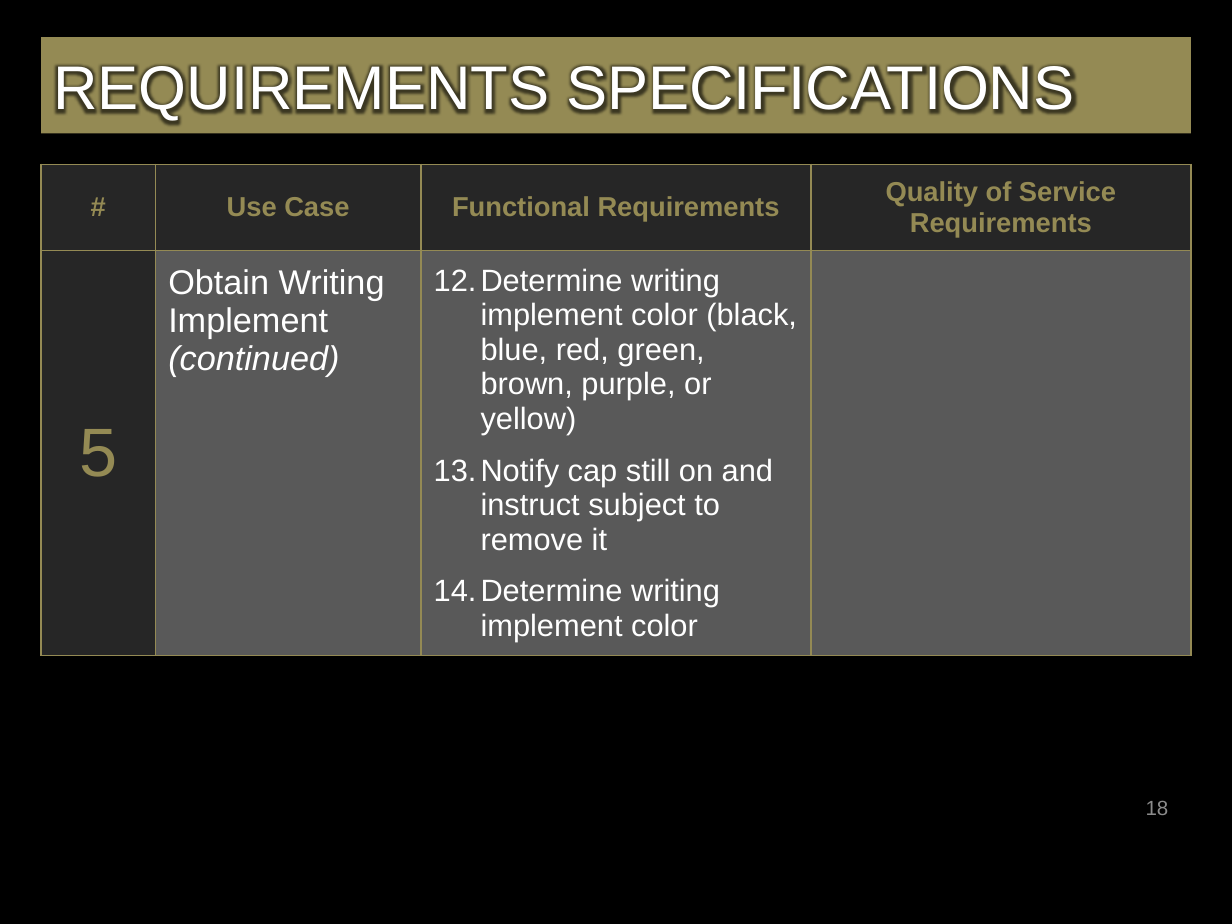
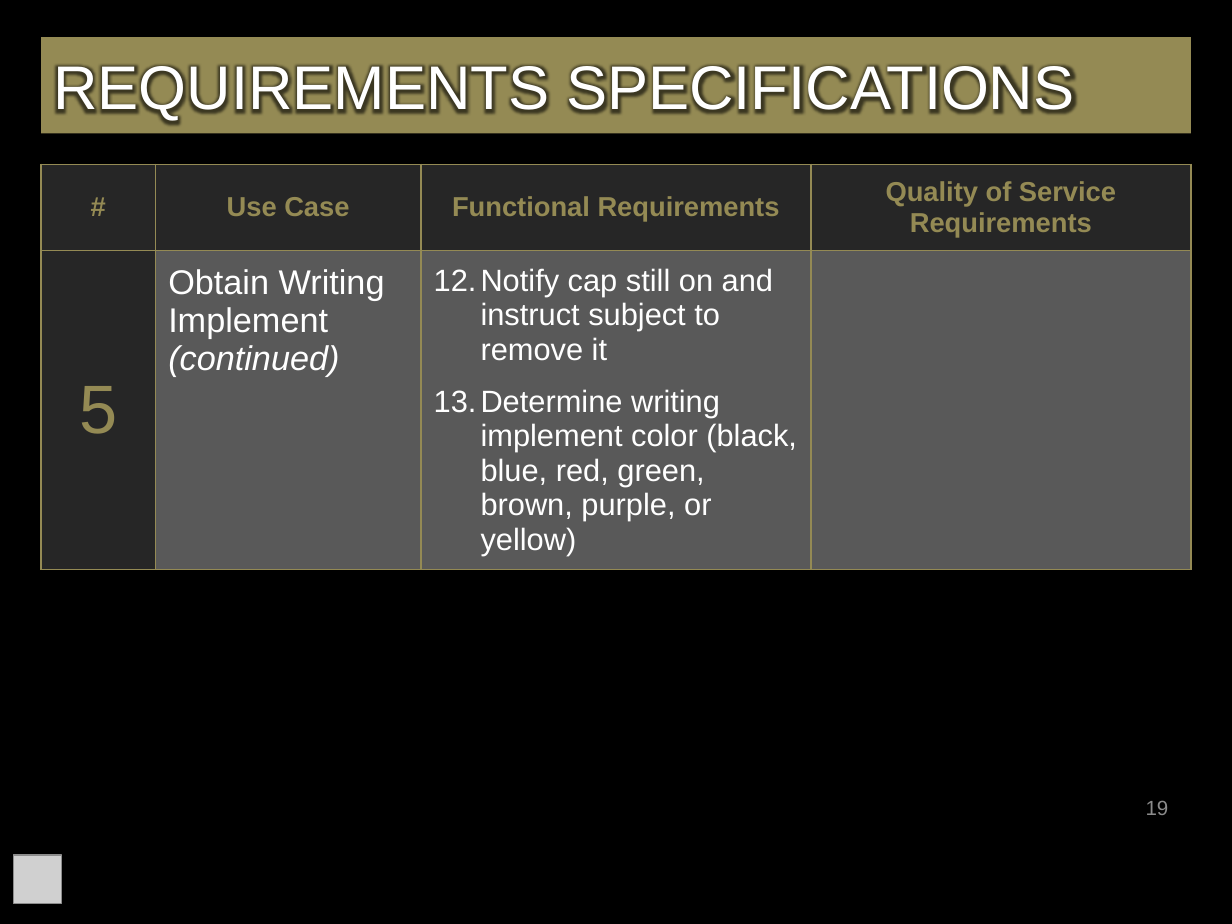
Before and after one commit to bg719/UCCS-Social-Robotics, a slide deck: slide 19 of docs/FinalSeminarPresentation.pptx (slide 18 before the commit). Drawn at 1232x924 pixels with LibreOffice and Linux fonts; fonts in the diff are those of the drawing; grey boxes stand for pictures; background and template pictures are left out. Boxes give left, top, right and bottom in pixels: in the first picture for what was removed or moved away, otherwise in the second. Text is boxed around its words. In the diff, an @@ line names an element or a change of style, - is before the commit and + after.

```diff
--- a/docs/FinalSeminarPresentation.pptx
+++ b/docs/FinalSeminarPresentation.pptx
@@ table at (41, 164, 1190, 559) @@
-row 2, column 3: Determine writing implement color (black, blue, red, green, brown, purple, or yellow) / Notify cap still on and instruct subject to remove it / Determine writing implement color
+row 2, column 3: Notify cap still on and instruct subject to remove it / Determine writing implement color (black, blue, red, green, brown, purple, or yellow)
@@ page number at (1146, 801, 1169, 815): text changed @@
-18
+19
@@ picture added at (14, 855, 62, 903) @@
```
Also in this commit, not shown: 29 other slides changed, 4 slides added, 2 slides removed.
